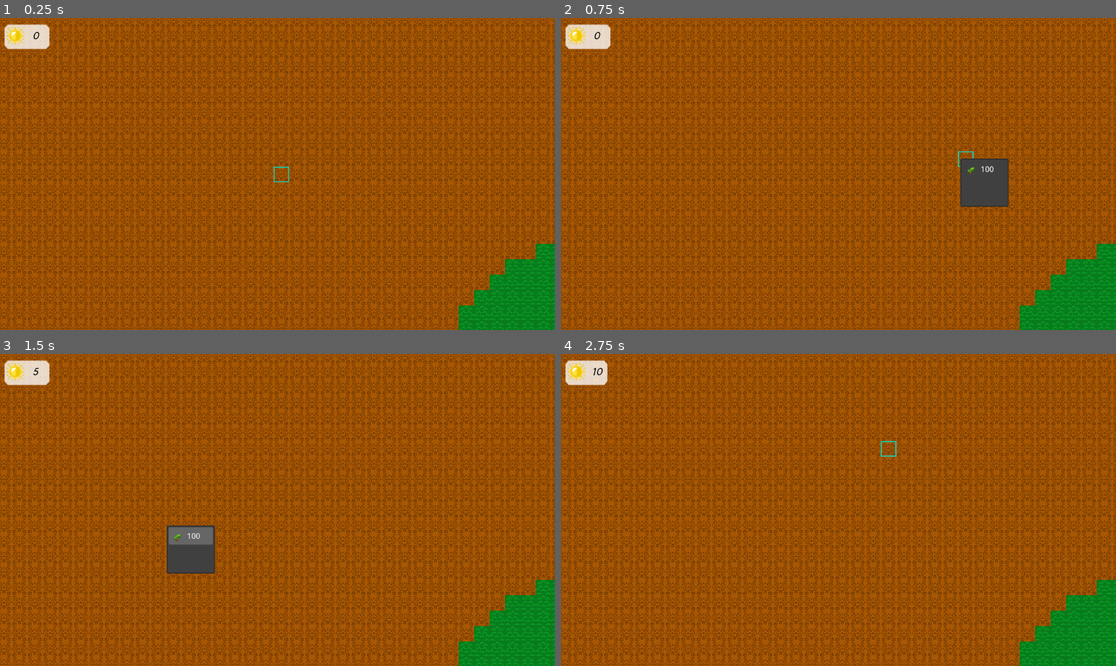
Above: before the commit, frames 1-4 (two rows, left to right).
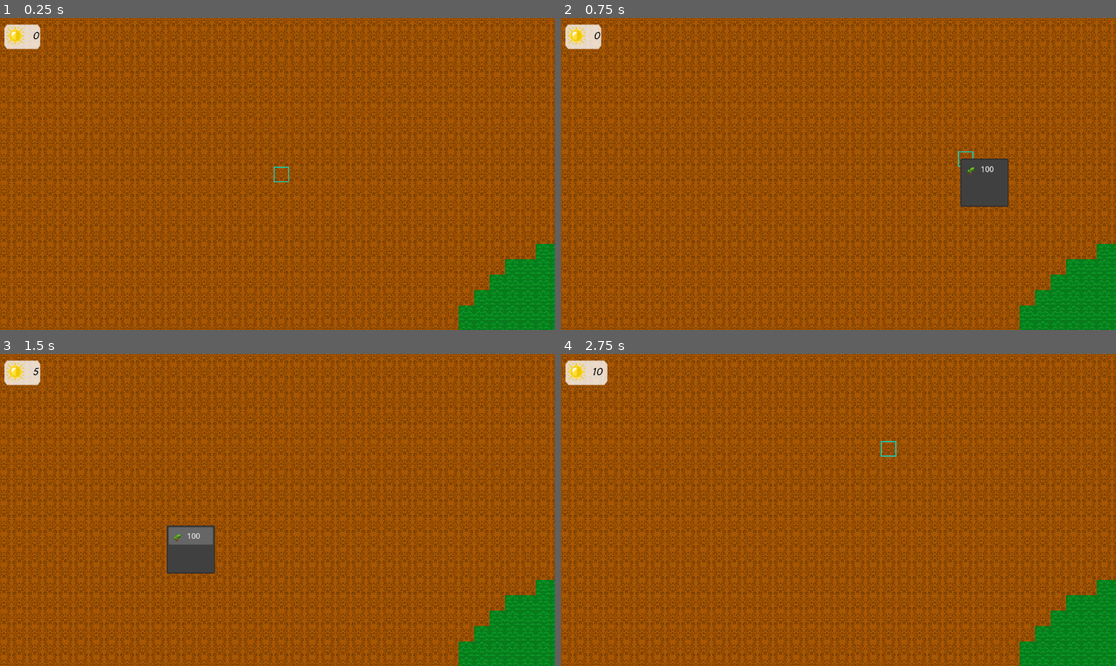
Above: after the commit, the same moments.

Repository: nmarch213/piratejam
Game: Godot game, scene res://main.tscn
Two runs of this game, one before a commit and one after it. Both use one fixed random seed, a clock stepped at 60 frames per second and the inputs below.
Inputs (mouse positions are in pixels of both pictures, inside the frame that each line leads up to):
- Up to frame 1 (0.25 s): no input
- Up to frame 2 (0.75 s): tap Enter at 0.5 s; move the mouse to (960, 158) at 0.52 s; right-click (960, 158) at 0.6 s; click (960, 158) at 0.67 s
- Up to frame 3 (1.5 s): tap Space at 1.25 s; drag from (166, 525) to (249, 572) at 1.27 s
- Up to frame 4 (2.75 s): move the mouse to (894, 441) at 2.02 s; hold Mouse wheel down (zoom out) from 2.03 s (still down); click (894, 441) at 2.17 s

The runs differ from the first frame. In frame 1, 0.2% of the frame differs, in the area x 0-10%, y 2-11%; in frame 2, 0.2%; in frame 3, 0.2%; in frame 4, nothing differs.

Commit message:
cleanup of some logic

Diff:
--- /dev/null
+++ b/Bubble.gd
@@ -0,0 +1,4 @@
+extends Sprite2D
+
+func _on_sunlight_label_sunlight_text_max_changed(length):
+	transform.x.x = 1 + (.2 * length)
--- a/SunlightLabel.gd
+++ b/SunlightLabel.gd
@@ -1,10 +1,11 @@
 extends Label
 
 var max_length = 1
+signal sunlight_text_max_changed(length)
 
 func _process(delta):
 	text = str(SunlightManager.sunlight_banked)
 	if text.length() > max_length:
 		max_length = text.length()
-		get_parent().get_parent().get_node("Bubble").transform.x.x = 1 + (.2 * max_length)
+		sunlight_text_max_changed.emit(max_length)
 		position.x = 52 + max_length / 2
--- a/main.tscn
+++ b/main.tscn
@@ -12,6 +12,7 @@
 [ext_resource type="Script" path="res://BuildingController.gd" id="9_4t46y"]
 [ext_resource type="Texture2D" path="res://assets/bubble.png" id="11_xp85h"]
 [ext_resource type="FontFile" path="res://assets/NovaScript-Regular.ttf" id="12_kfprn"]
+[ext_resource type="Script" path="res://Bubble.gd" id="12_my5aw"]
 [ext_resource type="Script" path="res://SunlightLabel.gd" id="13_fqykk"]
 [ext_resource type="Texture2D" path="res://assets/sun.png" id="13_ftsqr"]
 
@@ -90,9 +91,10 @@
 [node name="Bubble" type="Sprite2D" parent="MainUI"]
 modulate = Color(1, 1, 1, 0.784314)
 position = Vector2(8, 12)
-scale = Vector2(1.5, 1.688)
+scale = Vector2(1.2, 1.688)
 texture = ExtResource("11_xp85h")
 centered = false
+script = ExtResource("12_my5aw")
 
 [node name="Control" type="Control" parent="MainUI"]
 layout_mode = 3
@@ -132,3 +134,4 @@
 
 [connection signal="tile_map_clicked" from="TileMap" to="UIController" method="_on_tile_map_tile_map_clicked"]
 [connection signal="id_pressed" from="UIController/BuyMenu" to="BuildingController" method="_on_buy_menu_id_pressed"]
+[connection signal="sunlight_text_max_changed" from="MainUI/Control/SunlightLabel" to="MainUI/Bubble" method="_on_sunlight_label_sunlight_text_max_changed"]
Not shown: 1 places in main.tscn that only renumber resources
